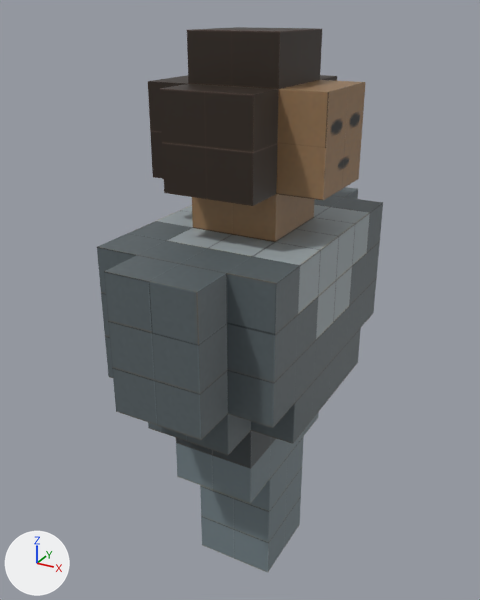
One commit to the Blender file assets/sources/blend/man.blend: the scene before it, then after it.
Camera for both pictures: a camera (50 mm lens) standing at (0.827, -1.59, 1.423) and looking at (-0.049, 0.005, 0.626). Every picture has the same lights, and +X, +Y and +Z are marked at lower left.
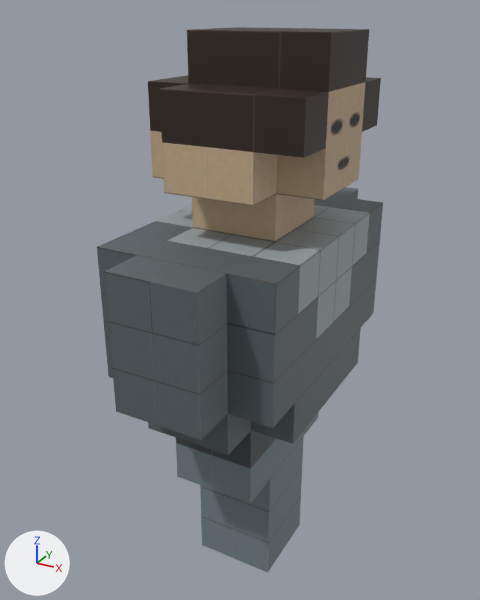
What changed in the scene script:
```text
Change me_sphere_001:
    used by ob_sphere_001; location = (0.0, 0.0, 0.0)
    remove me_sphere_001.from_pydata(...)  # 262 vertices, 260 faces; spans x -0.25..0.25, y -0.5..0.5, z -0.25..1.38
    add me_sphere_001.from_pydata(...)  # 269 vertices, 270 faces; spans x -0.25..0.25, y -0.5..0.5, z -0.25..1.38
    me_sphere_001 part 1
    5 faces are deleted
    7 new vertices lie (0.13, 0.0, 0.0) away from vertices in x 0.12, y -0.25..0.25, z 1.12..1.38
    15 new faces join them
    me_sphere_001 part 2: 34 kept faces spanning x -0.25..0.25, y -0.25..0.25, z 0.88..1.25 get new texture (UV) coordinates
```

Where the change shows, as pixel boxes [x1, y1, x2, y2] in the pictures (480 x 600 px):
part 1 of me_sphere_001, built on: before [253, 29, 337, 152]; after [253, 29, 381, 158]
part 2 of me_sphere_001, surface changed: [150, 82, 366, 242] in both
